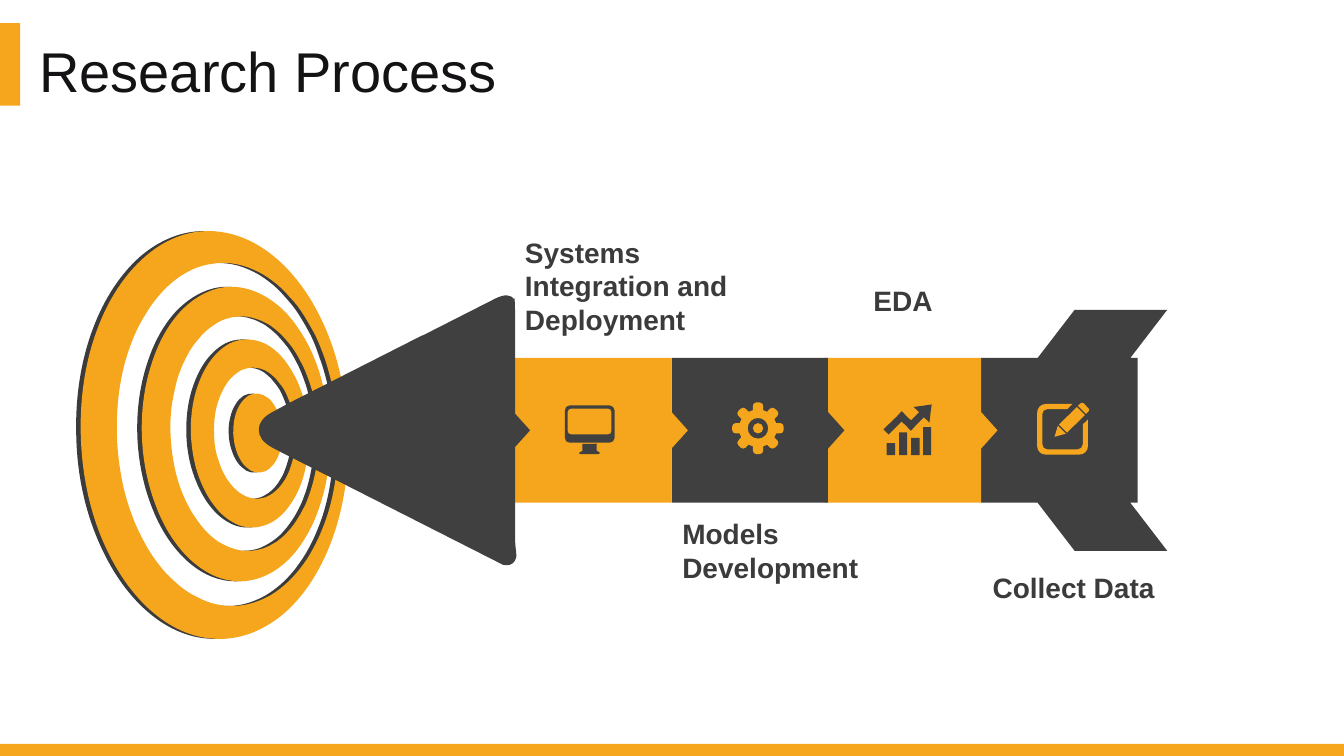
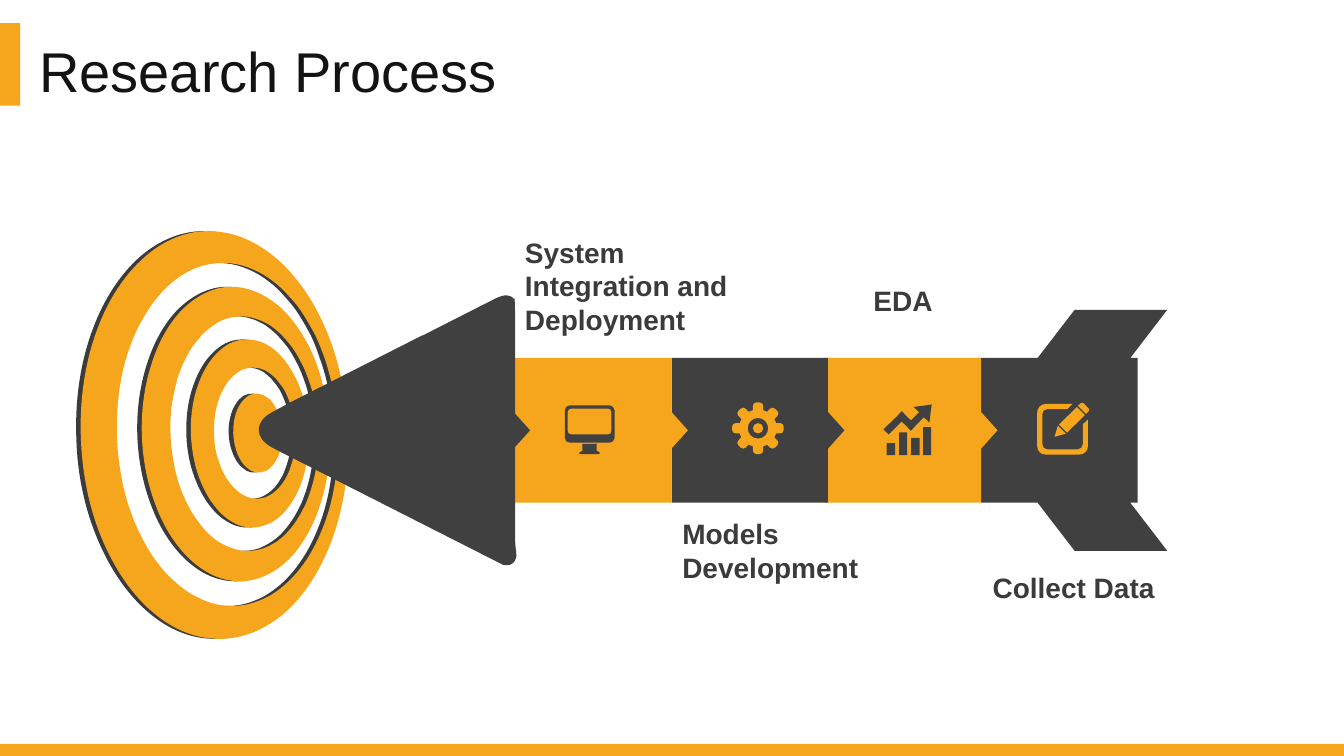
Before and after one commit to DATA-606-SPRING-2022/Jin_DATA606, a slide deck: slide 12 of presentation/Project_Presentation_Final.pptx. Drawn at 1344x756 pixels with LibreOffice and Linux fonts; fonts in the diff are those of the drawing. Boxes give left, top, right and bottom in pixels: in the first picture for what was removed or moved away, otherwise in the second. Text is boxed around its words. In the diff, an @@ line names an element or a change of style, - is before the commit and + after.

```diff
--- a/presentation/Project_Presentation_Final.pptx
+++ b/presentation/Project_Presentation_Final.pptx
@@ text at (525,243,727,335): text changed @@
-Systems Integration and Deployment
+System Integration and Deployment
```
Also in this commit, not shown: 8 other slides changed, 6 slides added, 4 slides removed, 4 other files.
